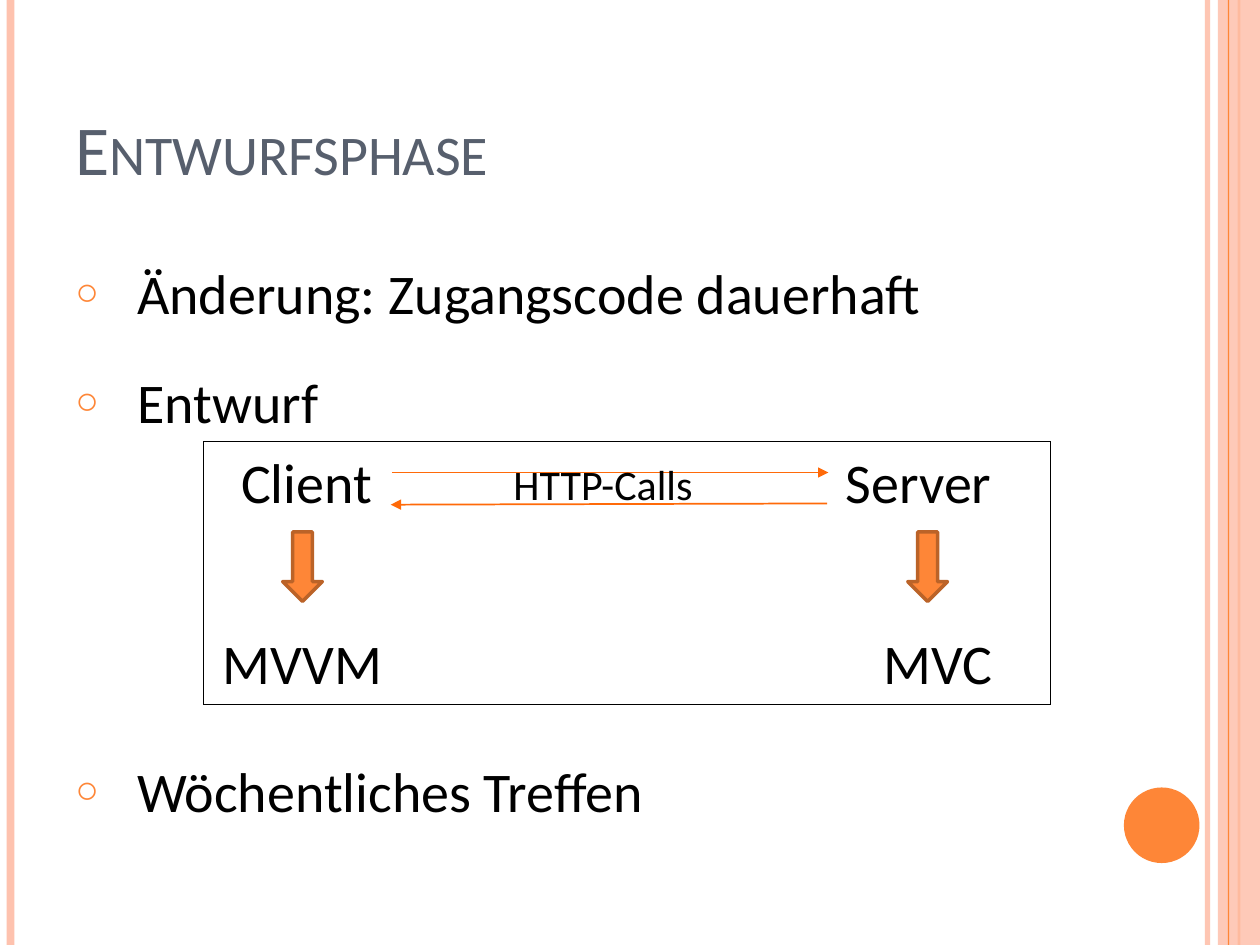
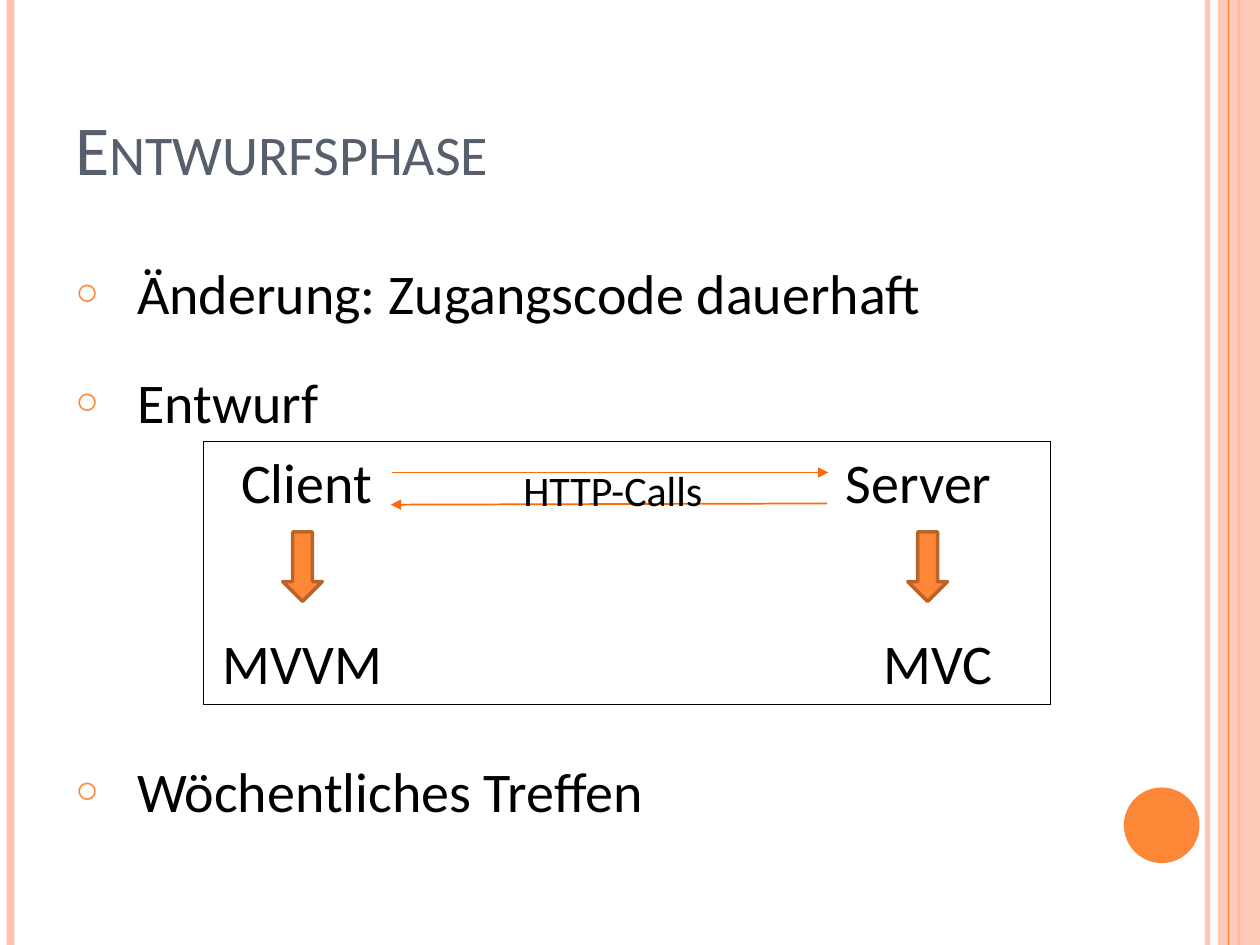
Before and after one commit to YuKitAs/fridget-android, a slide deck: slide 11 of documentation/Abschluss/Abschlusspräsentation.pptx. Drawn at 1260x945 pixels with LibreOffice and Linux fonts; fonts in the diff are those of the drawing. Boxes give left, top, right and bottom in pixels: in the first picture for what was removed or moved away, otherwise in the second. Text is boxed around its words. In the diff, an @@ line names an element or a change of style, - is before the commit and + after.

```diff
--- a/documentation/Abschluss/Abschlusspräsentation.pptx
+++ b/documentation/Abschluss/Abschlusspräsentation.pptx
@@ text "HTTP-Calls": place and size @@
-text "HTTP-Calls" at (513,470,692,505)
+text "HTTP-Calls" at (523,472,702,507)
```
Also in this commit, not shown: 4 other slides changed.
